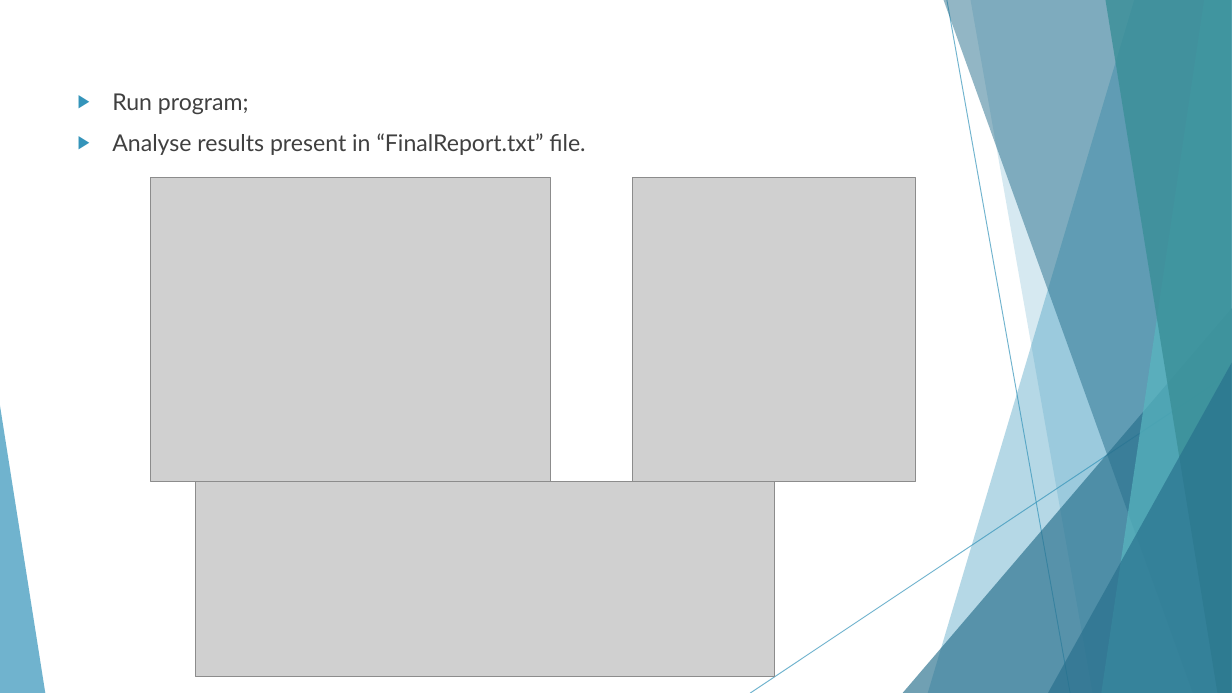
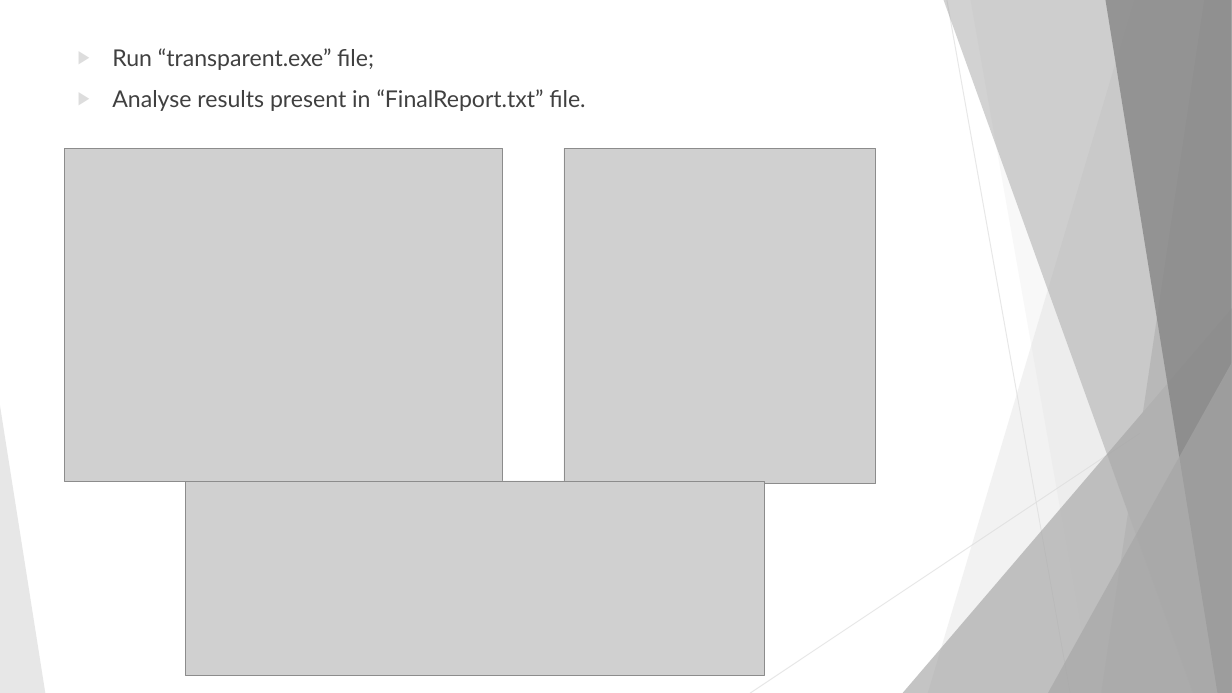
Before and after one commit to netxpto/NetPlanner, a slide deck: slide 15 of sdf/heuristic/transparent/Results/Thesis_Presentation.pptx (slide 13 before the commit). Drawn at 1232x693 pixels with LibreOffice and Linux fonts; fonts in the diff are those of the drawing; grey boxes stand for pictures. Boxes give left, top, right and bottom in pixels: in the first picture for what was removed or moved away, otherwise in the second. Text is boxed around its words. In the diff, an @@ line names an element or a change of style, - is before the commit and + after.

```diff
--- a/sdf/heuristic/transparent/Results/Thesis_Presentation.pptx
+++ b/sdf/heuristic/transparent/Results/Thesis_Presentation.pptx
@@ freeform shape at (928,0,1232,693): fill #3494BA at 36% opacity to #DDDDDD at 36% opacity @@
@@ freeform shape at (944,0,1232,693): fill #276F8B at 50% opacity to #A6A6A6 at 50% opacity @@
@@ line (947, 0) - (1070, 693): stroke #3494BA 0.75 pt to #DDDDDD 0.75 pt @@
@@ freeform shape at (970,0,1232,693): fill #3494BA at 20% opacity to #DDDDDD at 20% opacity @@
@@ freeform shape at (1102,0,1232,693): fill #58B6C0 at 70% opacity to #B2B2B2 at 70% opacity @@
@@ freeform shape at (1105,0,1232,693): fill #3A8F98 at 80% opacity to #858585 at 80% opacity @@
@@ text "Run “transparent.exe” file;": place and size @@
-text "Run “transparent.exe” file;" at (112,93,585,155)
+text "Run “transparent.exe” file;" at (112,48,585,111)
@@ text at (112,48,374,70): text changed @@
-▶ Run program;
+▶ Run “transparent.exe” file;
@@ text at (112,89,585,111): bullet colour #3494BA to #DDDDDD @@
@@ picture: place and size @@
-picture at (151,177,551,482)
+picture at (65,148,504,482)
@@ picture: place and size @@
-picture at (633,177,916,482)
+picture at (564,148,876,483)
@@ triangle at (903,308,1232,693): fill #276F8B at 66% opacity to #A6A6A6 at 66% opacity @@
@@ line (1232, 372) - (750, 693): stroke #3494BA 0.75 pt to #DDDDDD 0.75 pt @@
@@ triangle at (1048,363,1232,693): fill #276F8B at 66% opacity to #A6A6A6 at 66% opacity @@
@@ triangle at (0,406,45,693): fill #3494BA at 70% opacity to #DDDDDD at 70% opacity @@
@@ picture: place and size @@
-picture at (195,482,775,677)
+picture at (186,482,765,677)
```
Also in this commit, not shown: 10 other slides changed, 6 slides added, 3 slides removed, 14 other files.
